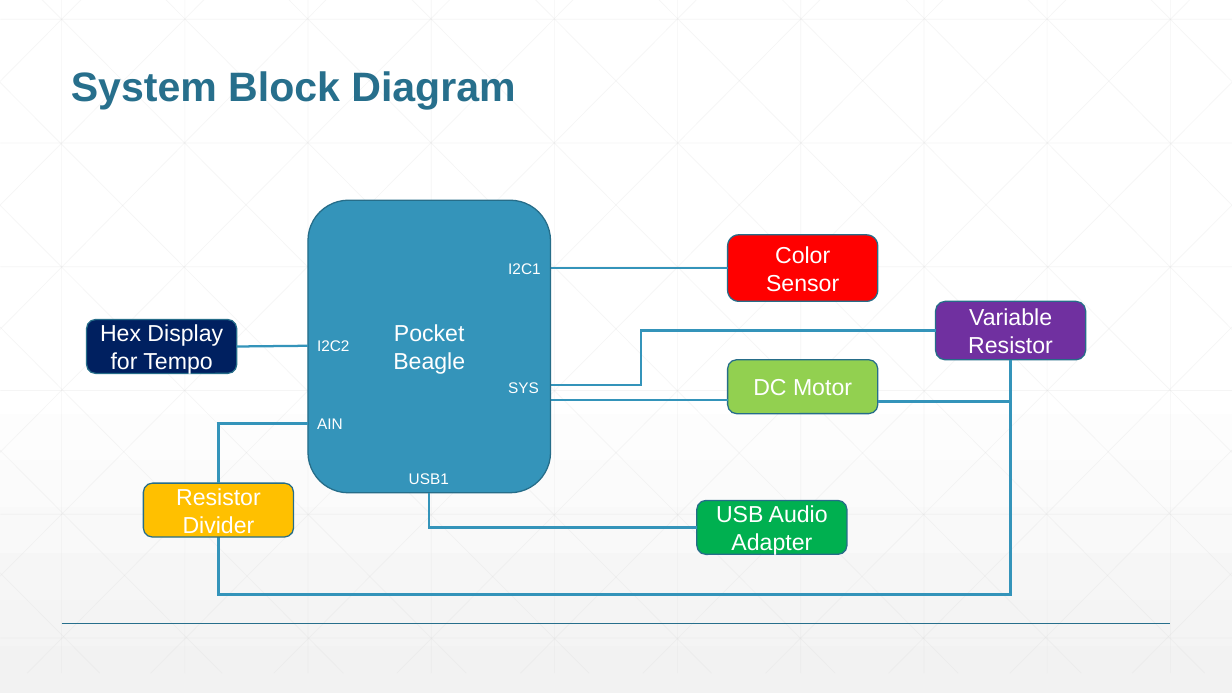
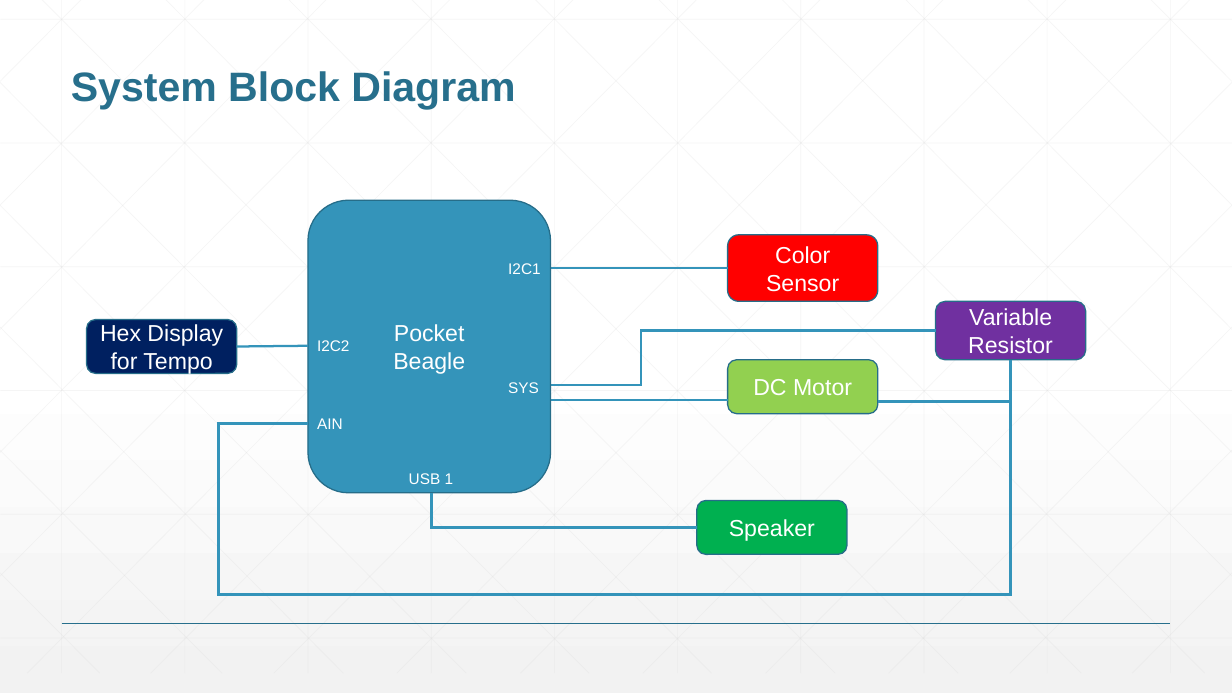
Before and after one commit to JFTito99/ENGI-301, a slide deck: slide 6 of JorgeFTito_ENGI301_project_proposal.pptx. Drawn at 1232x693 pixels with LibreOffice and Linux fonts; fonts in the diff are those of the drawing. Boxes give left, top, right and bottom in pixels: in the first picture for what was removed or moved away, otherwise in the second. Text is boxed around its words. In the diff, an @@ line names an element or a change of style, - is before the commit and + after.

Commit message:
This is the officially good powerpoint project proposal

```diff
--- a/JorgeFTito_ENGI301_project_proposal.pptx
+++ b/JorgeFTito_ENGI301_project_proposal.pptx
@@ elbow line moved from (218, 483) - (308, 423) to (218, 537) - (308, 423) @@
@@ text at <box>409,473,454,484</box>: spaces changed @@
-USB1
+USB 1
@@ rounded rectangle removed at <box>143,483,293,537</box> @@
-Resistor Divider
@@ elbow line (697, 528) - (432, 493): route changed @@
@@ text in rounded rectangle at <box>729,519,815,541</box>: text changed @@
-USB Audio Adapter
+Speaker
```
